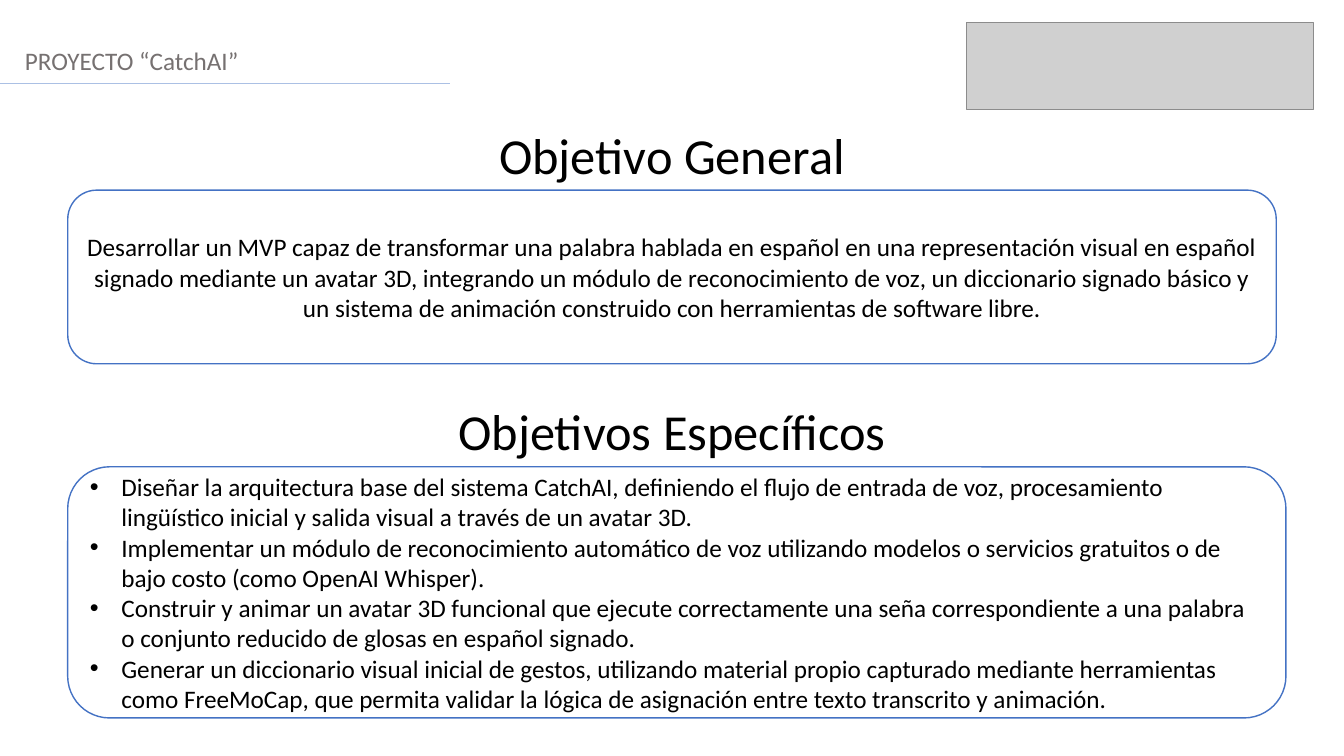
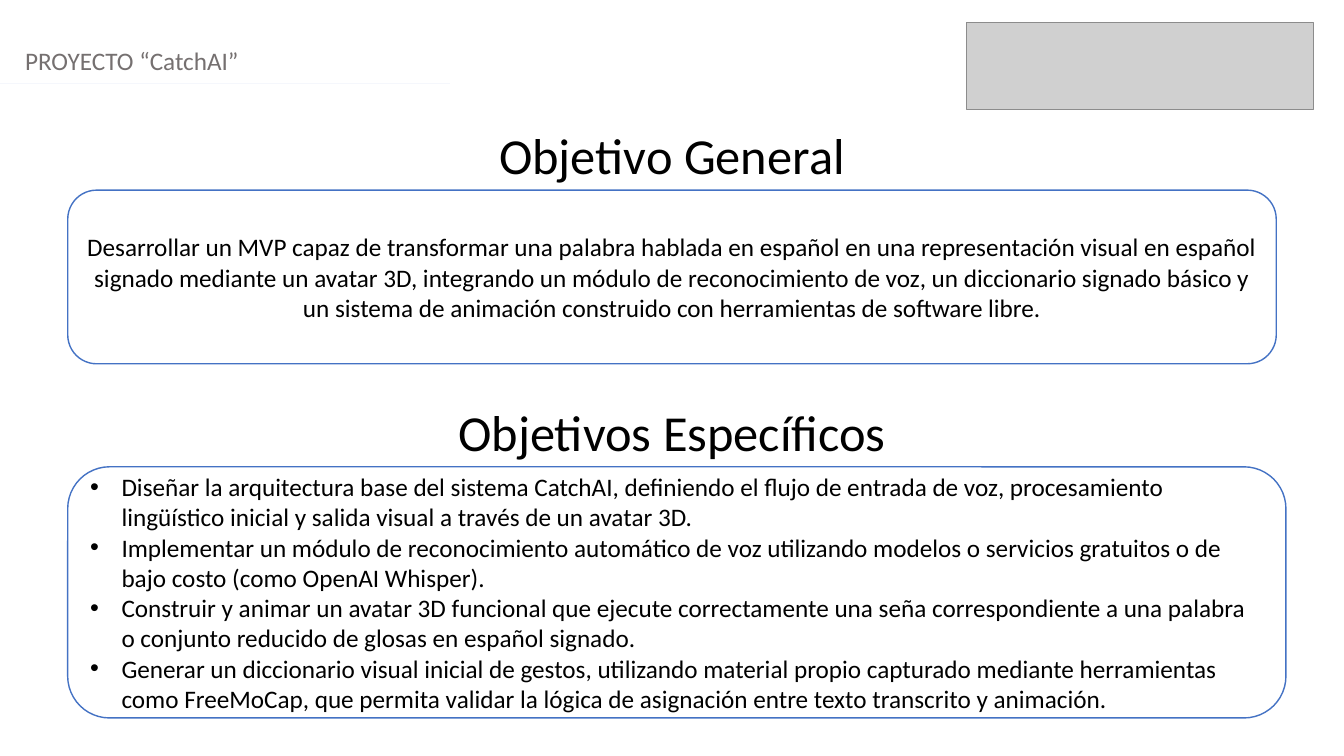
Before and after one commit to eypino/CatchAI, a slide deck: slide 4 of Fase 3/Evidencias Grupales/Presentación Final del proyecto (Español).pptx. Drawn at 1344x756 pixels with LibreOffice and Linux fonts; fonts in the diff are those of the drawing; grey boxes stand for pictures. Boxes give left, top, right and bottom in pixels: in the first picture for what was removed or moved away, otherwise in the second. Text is boxed around its words. In the diff, an @@ line names an element or a change of style, - is before the commit and + after.

```diff
--- a/Fase 3/Evidencias Grupales/Presentación Final del proyecto (Español).pptx
+++ b/Fase 3/Evidencias Grupales/Presentación Final del proyecto (Español).pptx
@@ text "PROYECTO “CatchAI”" at [25, 52, 238, 70]: text colour #767171 to #757070 @@
@@ line (0, 84) - (451, 84): stroke #ABC0E4 1.25 pt to #F5F7FC 1.25 pt @@
@@ rounded rectangle "Diseñar la arquitectura base del ..." at [68, 467, 1287, 718]: proportions changed @@
```
Also in this commit, not shown: 11 other slides changed.
